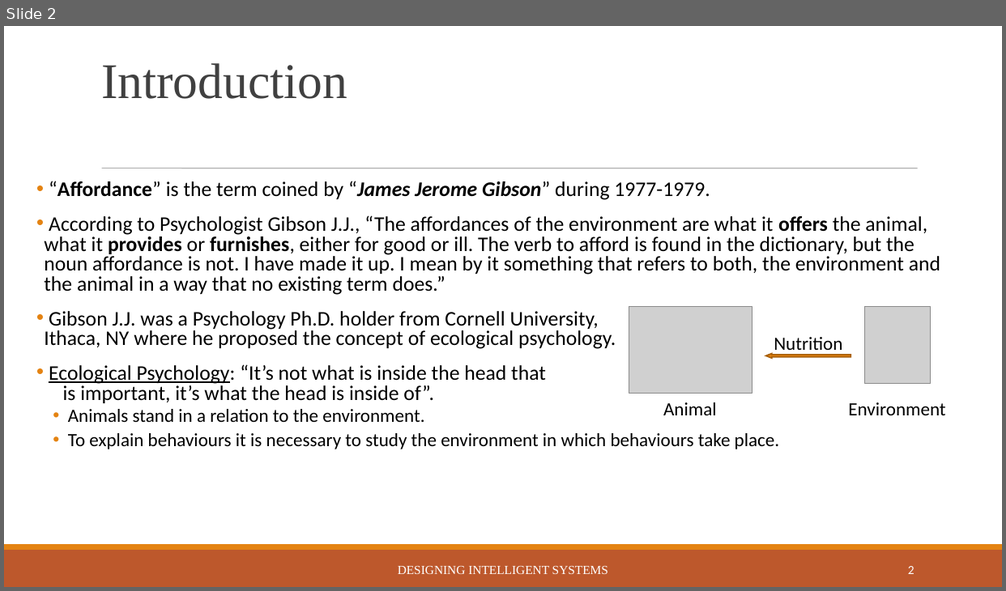
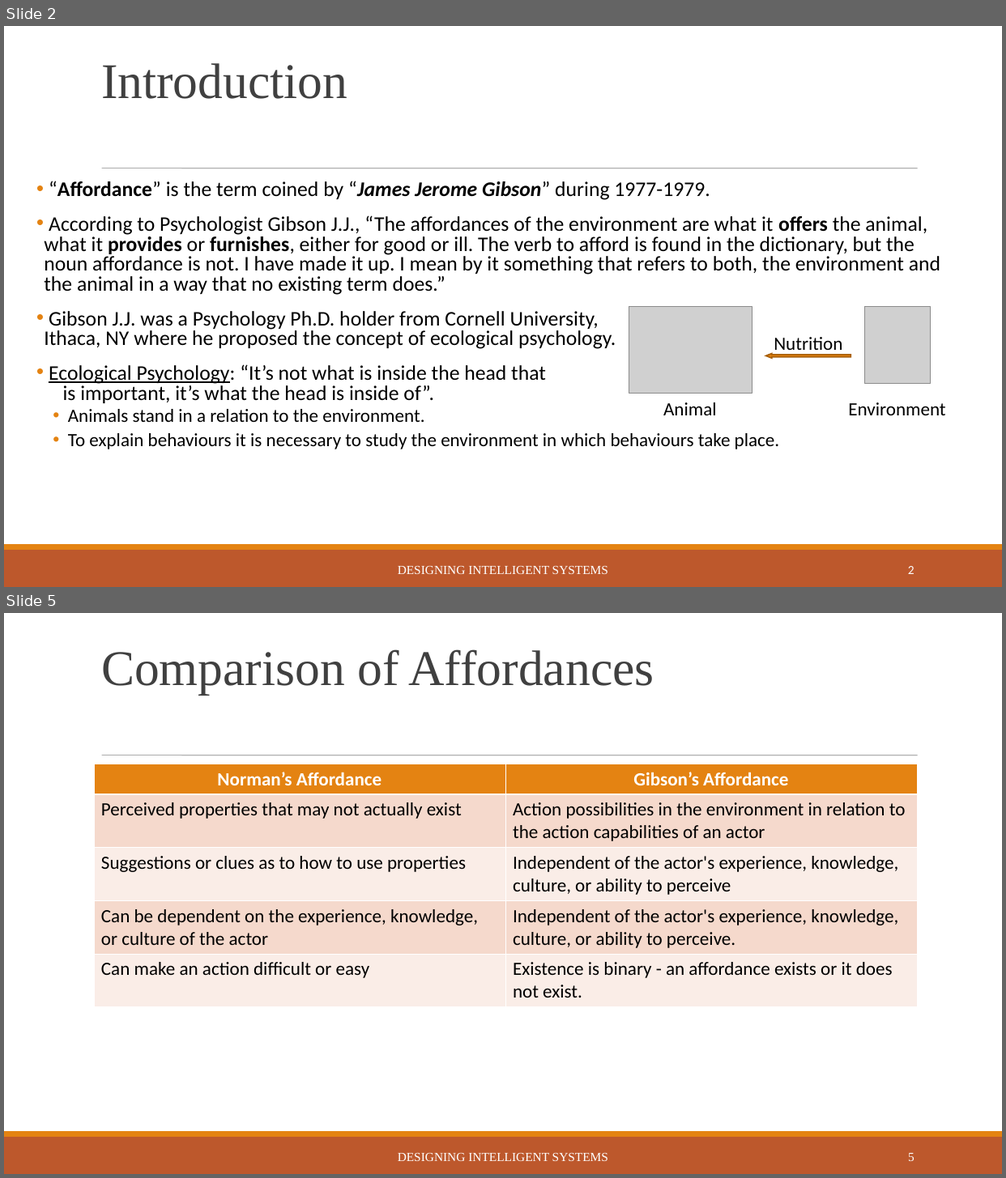
Before and after one commit to blurred-machine/The-Theory-of-Affordances, a slide deck: presentation/116CS0036.ppt. Shown one above the other, each under a label of ours: slide 2 before the commit, slides 2 and 5 after it; the slides between them are not shown. The pictures are 1006x591 and 1006x1178 pixels, drawn with LibreOffice and Linux fonts; fonts in the diff are those of the drawing; grey boxes stand for pictures. Boxes give left, top, right and bottom in pixels: in the first picture for what was removed or moved away, otherwise in the second. Text is boxed around its words. In the diff, an @@ line names an element or a change of style, - is before the commit and + after.

```diff
--- a/presentation/116CS0036.ppt
+++ b/presentation/116CS0036.ppt
@@ slide 5 added at [4,613,1002,1174], background #FFFFFF; not listed: 3 template elements that a slide beside it also shows @@
@@ title added at [101,649,654,695], 48 pt, text #404040 @@
+Comparison of Affordances
@@ table added at [94,764,917,1003], 5 rows, 2 columns @@
+Norman’s Affordance | Gibson’s Affordance
+Perceived properties that may not actually exist | Action possibilities in the environment in relation to the action capabilities of an actor
+Suggestions or clues as to how to use properties | Independent of the actor's experience, knowledge, culture, or ability to perceive
+Can be dependent on the experience, knowledge, or culture of the actor | Independent of the actor's experience, knowledge, culture, or ability to perceive.
+Can make an action difficult or easy | Existence is binary - an affordance exists or it does not exist.
@@ text added at [398,1153,608,1161], 12 pt, text #FFFFFF @@
+DESIGNING INTELLIGENT SYSTEMS
@@ page number added at [908,1153,914,1161], 12 pt, text #FFFFFF @@
+5
```
Also in this commit, not shown: 1 slide changed, 2 other slides added, 7 other files.
